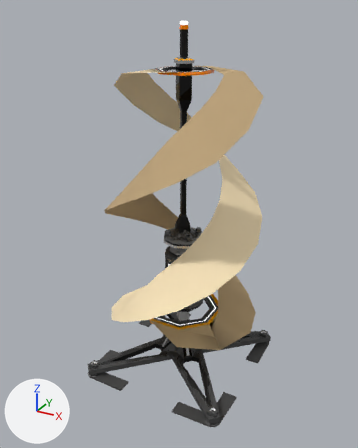
Two versions of the glTF model startup/pkg/vaststars.resources/glb/wind-turbine-1.glb, one commit apart.
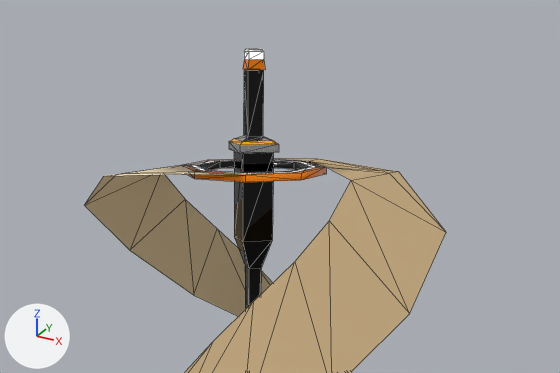
The first picture shows the older version from a 50 mm camera at (38.3, -71.3, 64.7) aimed at (-0.3, -1.0, 29.6). The close-ups show both versions on the part from 22% to 87% of the width and 0% to 35% of the height of that picture. Lighting does not change. The marker at lower left points along +X, +Y and +Z. The close-ups show mesh edges as thin lines. Vertices at the same position are counted once.

Script lines for the objects in view, before the commit:
```python
me_plane_003 = bpy.data.meshes.new('Plane.003')
me_plane_003.from_pydata(...)  # 702 vertices, 1122 faces; spans x -14.0..14.0, y -14.0..14.0, z 0.0..62.7
me_plane_003.materials.append(mat_material_001)
ob_plane_003 = bpy.data.objects.new('Plane.003', me_plane_003)
ob_plane_003.location = (0.0, 0.0, 0.0)
```
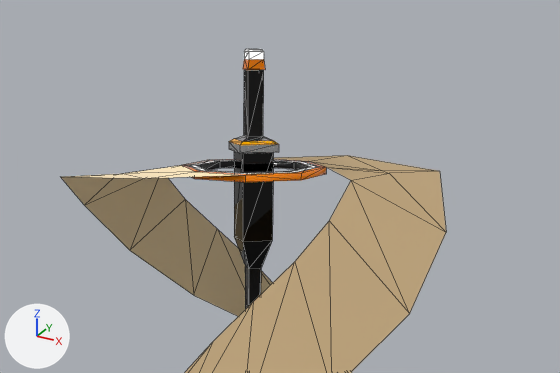
Edits to the bpy script that builds the scene:
```text
Change me_plane_003:
    where me_plane_003.from_pydata(...)  # 702 vertices, 1122 faces; spans x -14.0..14.0, y -14.0..14.0, z 0.0..62.7
    used by ob_plane_003; location = (0.0, 0.0, 0.0)
    me_plane_003 part 1
    me_plane_003.vertices[612].co: (1.8, 5.9, 55.7) -> (2.7, 8.8, 55.7)  # pixel (318, 158) -> pixel (347, 155)
    me_plane_003.vertices[613].co: (7.8, 5.7, 55.2) -> (10.1, 7.3, 55.2)  # pixel (398, 171) -> pixel (439, 171)
    me_plane_003 part 2
    me_plane_003.vertices[691].co: (-7.8, -5.7, 55.2) -> (-10.1, -7.3, 55.2)  # pixel (103, 176) -> pixel (60, 176)
    me_plane_003.vertices[692].co: (-1.8, -5.9, 55.7) -> (-2.7, -8.8, 55.7)  # pixel (181, 174) -> pixel (144, 178)
```

Changed parts and their boxes [x1, y1, x2, y2] in the close-ups (560 x 373 px; the box of a moved part takes in the faces that stretch with it):
'Plane.003', reshaped: before [85, 49, 446, 373]; after [61, 49, 446, 373]
part 1 of me_plane_003, moved or reshaped: before [273, 158, 446, 232]; after [273, 155, 446, 232]
part 2 of me_plane_003, moved or reshaped: before [85, 172, 238, 204]; after [61, 172, 238, 205]
